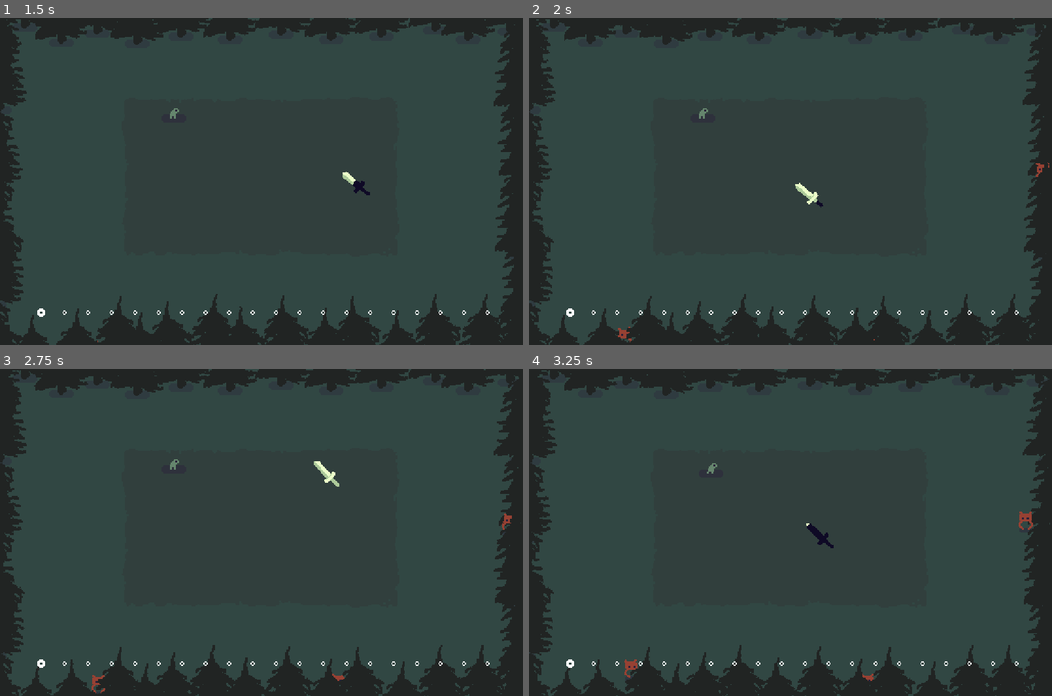
Above: before the commit, frames 1-4 (two rows, left to right).
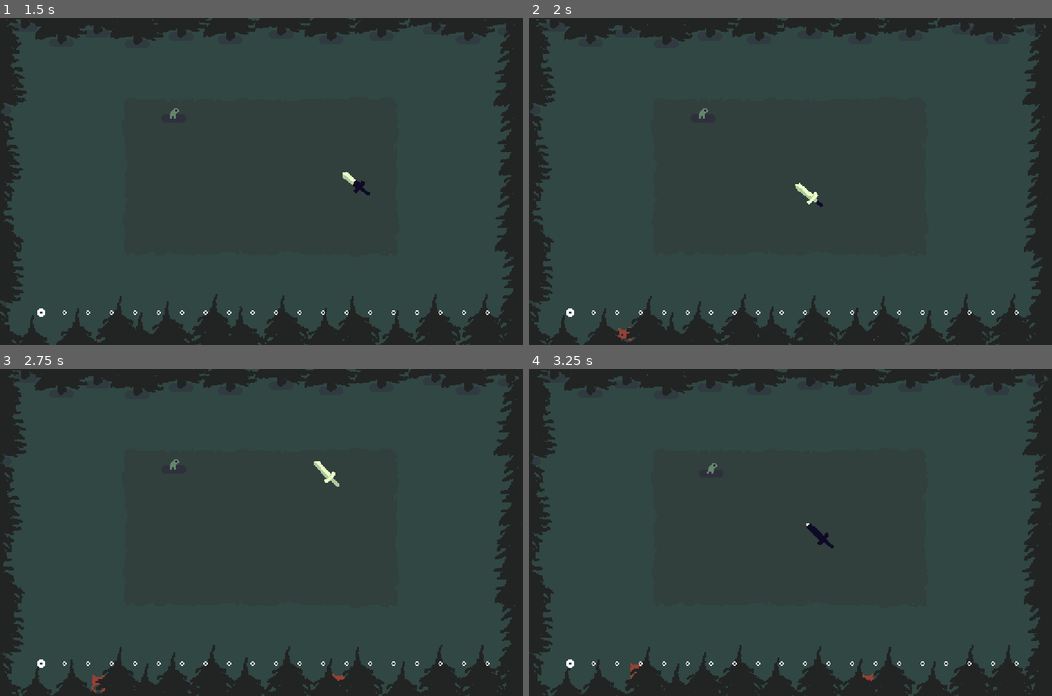
Above: after the commit, the same moments.

Repository: jefvel/ld56
Game: Godot game, scene res://main.tscn
The game is run twice, just before and just after one commit, with the same random seed, the same clock (stepped at 60 frames per second) and the same inputs.
Inputs (mouse positions are in pixels of both pictures, inside the frame that each line leads up to):
- Up to frame 1 (1.5 s): move the mouse to (376, 165) at 0.52 s; press the mouse at (376, 165) at 0.53 s; move the mouse to (156, 197) at 1.27 s; release the mouse at (156, 197) at 1.28 s; click (156, 197) at 1.35 s
- Up to frame 2 (2 s): no input
- Up to frame 3 (2.75 s): move the mouse to (313, 460) at 2.02 s; press the mouse at (313, 460) at 2.03 s; right-click (313, 460) at 2.1 s
- Up to frame 4 (3.25 s): move the mouse to (764, 597) at 2.77 s; release the mouse at (764, 597) at 2.78 s; click (764, 597) at 2.85 s

Frame 1 is identical in both runs. In frame 2, less than 0.1% of the frame differs, in the area x 96-100%, y 44-49%; in frame 3, less than 0.1%; in frame 4, 0.2%, in the area x 18-97%, y 43-95%.

Commit message:
huh

Diff:
--- a/creatures/evil/attack_component.gd
+++ b/creatures/evil/attack_component.gd
@@ -35,6 +35,11 @@
 	var pos = sprite.global_position;
 	var closest_sq = 1600 * 1600;
 	var closest: Friendly = null;
+
+	if attack_target == GameData.game.sword:
+		var dist_to_sword = GameData.game.global_position.distance_squared_to(pos)
+		if dist_to_sword < 350 * 350:
+			return;
 
 	for f in GameData.game.friendlies:
 		if !is_instance_valid(f):
@@ -82,7 +87,7 @@
 func _physics_process(delta: float) -> void:
 	until_find_target -= delta;
 	if until_find_target < 0:
-		until_find_target = randf_range(3.0, 20.0);
+		until_find_target = randf_range(0.5, 1.0);
 		find_target()
 
 
--- /dev/null
+++ b/creatures/evil/fast_evil.tscn
@@ -0,0 +1,62 @@
+[gd_scene load_steps=5 format=3 uid="uid://nm7xmdpxh4gg"]
+
+[ext_resource type="PackedScene" uid="uid://c1u01ibmha2qn" path="res://creatures/evil/enemy.tscn" id="1_wmsbv"]
+[ext_resource type="Texture2D" uid="uid://p8u62mgg0v6h" path="res://creatures/evil/fast_evil.png" id="2_h7whj"]
+
+[sub_resource type="RectangleShape2D" id="RectangleShape2D_rxomn"]
+size = Vector2(18, 15)
+
+[sub_resource type="CircleShape2D" id="CircleShape2D_goihv"]
+radius = 6.0
+
+[node name="Enemy" instance=ExtResource("1_wmsbv")]
+
+[node name="LifeComponent" parent="." index="0"]
+max_health = 4
+
+[node name="AttackComponent" parent="." index="1"]
+attack_prepare_time = 0.507
+
+[node name="WalkerComponent" parent="." index="2"]
+max_speed = 42.469
+step_interval = 0.395
+step_duration = 0.3
+
+[node name="Sprite" parent="." index="3"]
+texture_filter = 1
+position = Vector2(0, -1)
+texture = ExtResource("2_h7whj")
+offset = Vector2(0, -15)
+hframes = 2
+metadata/_aseprite_wizard_config_ = {
+"i_mode": -1,
+"keep_anim_length": true,
+"layer": "",
+"o_ex_p": "",
+"o_folder": "",
+"o_name": "",
+"only_visible": true,
+"player": "AnimationPlayer",
+"slice": "",
+"source": "res://creatures/evil/fast_evil.aseprite"
+}
+metadata/_aseprite_wizard_interface_config_ = {
+"animation_section": true,
+"layer_section": true,
+"output_section": false,
+"slice_section": true
+}
+metadata/_aseprite_wizard_source_file_hash_ = "b5b19870feb2aa8b3e33f35b09bca9e5"
+
+[node name="AttackPos" parent="Sprite" index="0"]
+position = Vector2(9, -19)
+
+[node name="Hitbox" parent="Sprite" index="1"]
+position = Vector2(0, -7)
+
+[node name="CollisionShape2D" type="CollisionShape2D" parent="Sprite/Hitbox" index="0"]
+position = Vector2(0, -3.5)
+shape = SubResource("RectangleShape2D_rxomn")
+
+[node name="CollisionShape2D" type="CollisionShape2D" parent="." index="5"]
+shape = SubResource("CircleShape2D_goihv")
--- a/creatures/friendly/friendly.gd
+++ b/creatures/friendly/friendly.gd
@@ -35,15 +35,23 @@
 
 var meat_counts = [1, 3, 9, 12, 24, 32]
 func spawn_meat():
+
 	var tospawn = 1;
 	if level >= meat_counts.size():
 		tospawn = 32;
 	else:
 		tospawn = meat_counts[level]
+	var autopickup = false;
+	if GameData.game.sword.life.dead:
+		tospawn = int(tospawn * 0.5)
+		tospawn = max(tospawn, 1)
+		autopickup = true;
 	for r in range(tospawn):
 		var meat = MEAT.instantiate()
 		get_parent().add_child(meat)
 		meat.global_position = global_position
+		if autopickup:
+			meat.force_pickup()
 	pass
 
 func _on_life_component_on_died() -> void:
--- a/game.gd
+++ b/game.gd
@@ -32,6 +32,7 @@
 func _on_sword_on_died() -> void:
 	flash.visible = true;
 	if game_over: return;
+
 	do_game_over();
 
 func out_of_friendlies():
@@ -41,7 +42,7 @@
 
 func do_game_over():
 	game_over = true;
-
+	GameData.rounds_played += 1;
 	# sword.active = false;
 	pass
 
@@ -107,4 +108,7 @@
 
 func _on_sword_on_died_complete() -> void:
 	on_sword_exploded.emit();
+	if GameData.get_upgrade_level("insurance") > 0:
+		for f in friendlies:
+			f.life.hurt(100)
 	pass # Replace with function body.
--- a/handlers/game_data.gd
+++ b/handlers/game_data.gd
@@ -2,7 +2,7 @@
 
 var game: Game;
 
-var meat_bank: int = 3330;
+var meat_bank: int = 0;
 var meat: int = 0;
 
 signal on_upgrade_done(upgrade: UpgradeResource, level: int)
@@ -26,6 +26,7 @@
 	"pickup_radius": 0,
 	"attack_speed": 0,
 	"insurance": 0,
+	"life": 0,
 }
 
 func get_upgrade_level(id: String):
--- a/handlers/wave_spawner.gd
+++ b/handlers/wave_spawner.gd
@@ -10,13 +10,16 @@
 var wave: int = 0;
 var max_waves = 20;
 
-var lil_spawns = 3;
+var lil_spawns = 2;
+var fast_spawns = 0;
 var big_spawns = 0;
 
 @onready var world: Node2D = $"../World/Things"
 
 const BIG_EVIL = preload("res://creatures/evil/big_evil.tscn")
 const LIL_EVIL = preload("res://creatures/evil/lil_evil.tscn")
+const FAST_EVIL = preload("res://creatures/evil/fast_evil.tscn")
+
 
 func _ready() -> void:
 	pass
@@ -47,12 +50,19 @@
 		spawn_enemy(LIL_EVIL, get_rand_p())
 	for i in range(big_spawns):
 		spawn_enemy(BIG_EVIL, get_rand_p())
+	for i in range(fast_spawns):
+		spawn_enemy(FAST_EVIL, get_rand_p())
 
 	print("running wave ", wave)
 
 	if wave < 5:
 		lil_spawns += 2;
-	if wave > 5 and wave % 2 == 0:
+	else:
+		lil_spawns += 1;
+	if wave == 5 or (wave > 5 and wave % 2 == 0):
 		big_spawns += 1;
 
+	if wave >= 8 && wave % 4 == 0:
+		fast_spawns += 2;
+
 	on_wave_spawned.emit();
--- a/items/meat.gd
+++ b/items/meat.gd
@@ -25,9 +25,13 @@
 	if hovered:
 		if until_can_pick_up > 0: return;
 		pickup_sfx.play()
-		picked_up = true;
-		animation_player.play("spawn")
-		GameData.meat += 1;
+		force_pickup()
+	pass
+
+func force_pickup():
+	picked_up = true;
+	animation_player.play("spawn")
+	GameData.meat += 1;
 	pass
 
 var hovered = false;
--- a/items/sword.gd
+++ b/items/sword.gd
@@ -45,11 +45,16 @@
 var max_speeds = [5.0, 8.0, 12.0, 20.0, 35.0];
 var cooldown_speeds = [1.5, 1.2, 0.9, 0.7, 0.4];
 var pu_rads = [5.0, 10.0, 15.0, 25.0]
+var lives = [1, 2, 3];
 func _ready():
 	max_pierce = pierce_levels[GameData.get_upgrade_level("pierce")]
 	cur_damage = damage_levels[GameData.get_upgrade_level("damage")]
 	max_speed = max_speeds[GameData.get_upgrade_level("speed")]
 	attack_cooldown_duration = cooldown_speeds[GameData.get_upgrade_level("attack_speed")]
+
+	life.max_health = lives[GameData.get_upgrade_level("life")]
+	life.health = life.max_health
+
 	var rad = pu_rads[GameData.get_upgrade_level("pickup_radius")]
 	pick_up_rad.scale = Vector2(rad, rad)
 	print("set pierce: ", max_pierce, ", dmg: ", cur_damage, ", rad: ", rad)
@@ -127,7 +132,7 @@
 		attack_press_coyote_time = 0.2;
 		return
 
-	life.make_invulnerable(0.2)
+	life.make_invulnerable(0.4)
 
 	hit_targets = [];
 	attack_cooldown = attack_cooldown_duration;
--- a/ui/store.tscn
+++ b/ui/store.tscn
@@ -13,6 +13,7 @@
 [ext_resource type="Resource" uid="uid://dj5yrdqdrgsji" path="res://upgrades/insurance.tres" id="10_p1i2o"]
 [ext_resource type="Resource" uid="uid://bllmftlfyhs31" path="res://upgrades/pickup_radius.tres" id="10_sbbda"]
 [ext_resource type="Resource" uid="uid://b6qwplkyxrl8v" path="res://upgrades/cooldown.tres" id="11_vc3ae"]
+[ext_resource type="Resource" uid="uid://rbk8lxxmmc53" path="res://upgrades/life.tres" id="12_fts1x"]
 [ext_resource type="Texture2D" uid="uid://bsu000pcn7ogk" path="res://ui/retry.png" id="12_jm4g6"]
 
 [sub_resource type="Animation" id="Animation_lao1y"]
@@ -278,8 +279,9 @@
 anchor_right = 0.0
 anchor_bottom = 0.0
 offset_top = -19.0
-offset_right = 110.0
+offset_right = 112.0
 offset_bottom = 57.0
+upgrade = ExtResource("9_s3lmy")
 
 [node name="UpgradeItem2" parent="Content/Control/Control" instance=ExtResource("6_0bc5r")]
 layout_mode = 1
@@ -288,7 +290,7 @@
 anchor_bottom = 0.0
 offset_left = 116.0
 offset_top = -19.0
-offset_right = 276.0
+offset_right = 278.0
 offset_bottom = 57.0
 upgrade = ExtResource("7_r38l2")
 
@@ -309,9 +311,8 @@
 anchor_right = 0.0
 anchor_bottom = 0.0
 offset_top = 64.0
-offset_right = 110.0
+offset_right = 112.0
 offset_bottom = 140.0
-upgrade = ExtResource("9_s3lmy")
 
 [node name="UpgradeItem5" parent="Content/Control/Control" instance=ExtResource("6_0bc5r")]
 layout_mode = 1
@@ -320,7 +321,7 @@
 anchor_bottom = 0.0
 offset_left = 116.0
 offset_top = 64.0
-offset_right = 276.0
+offset_right = 278.0
 offset_bottom = 140.0
 upgrade = ExtResource("10_p1i2o")
 
@@ -341,8 +342,9 @@
 anchor_right = 0.0
 anchor_bottom = 0.0
 offset_top = 146.0
-offset_right = 110.0
+offset_right = 112.0
 offset_bottom = 222.0
+upgrade = ExtResource("12_fts1x")
 
 [node name="UpgradeItem8" parent="Content/Control/Control" instance=ExtResource("6_0bc5r")]
 layout_mode = 1
@@ -351,7 +353,18 @@
 anchor_bottom = 0.0
 offset_left = 116.0
 offset_top = 146.0
-offset_right = 276.0
+offset_right = 278.0
+offset_bottom = 222.0
+upgrade = ExtResource("11_vc3ae")
+
+[node name="UpgradeItem9" parent="Content/Control/Control" instance=ExtResource("6_0bc5r")]
+layout_mode = 1
+anchors_preset = 0
+anchor_right = 0.0
+anchor_bottom = 0.0
+offset_left = 116.0
+offset_top = 146.0
+offset_right = 278.0
 offset_bottom = 222.0
 upgrade = ExtResource("11_vc3ae")
 
--- a/ui/upgrade_item.gd
+++ b/ui/upgrade_item.gd
@@ -36,7 +36,7 @@
 		lvl_text.text = "MAX"
 		costtxt.text = "";
 	else:
-		lvl_text.text = "LVL %s" % (level + 1)
+		lvl_text.text = "Lv %s" % (level + 1)
 		pass
 	pass
 
--- a/ui/upgrade_item.tscn
+++ b/ui/upgrade_item.tscn
@@ -54,9 +54,9 @@
 anchor_left = 1.0
 anchor_right = 1.0
 offset_left = -45.72
-offset_top = 2.0
+offset_top = 1.0
 offset_right = -7.71997
-offset_bottom = 25.0
+offset_bottom = 24.0
 grow_horizontal = 0
 mouse_filter = 1
 text = "Lvl 1"
--- a/upgrades/cooldown.tres
+++ b/upgrades/cooldown.tres
@@ -7,5 +7,5 @@
 id = "attack_speed"
 name = "Atk Speed"
 desc = "Reduce cooldown between swings"
-costs = Array[int]([20, 100, 200, 500])
+costs = Array[int]([15, 25, 30, 40])
 values = []
--- a/upgrades/damage.tres
+++ b/upgrades/damage.tres
@@ -7,5 +7,5 @@
 id = "damage"
 name = "Damage"
 desc = "More damage"
-costs = Array[int]([20, 50, 100, 300])
+costs = Array[int]([20, 30, 40, 50])
 values = []
--- a/upgrades/initial_friends.tres
+++ b/upgrades/initial_friends.tres
@@ -7,5 +7,5 @@
 id = "initial_friends"
 name = "Friends"
 desc = "Start with more pals"
-costs = Array[int]([1, 20, 100, 300, 500])
+costs = Array[int]([1, 10, 20, 40, 50])
 values = []
--- a/upgrades/insurance.tres
+++ b/upgrades/insurance.tres
@@ -7,5 +7,5 @@
 id = "insurance"
 name = "Insurance"
 desc = "Get some meat from your friends even if your sword breaks"
-costs = Array[int]([25])
+costs = Array[int]([10])
 values = []
--- /dev/null
+++ b/upgrades/life.tres
@@ -0,0 +1,11 @@
+[gd_resource type="Resource" script_class="UpgradeResource" load_steps=2 format=3 uid="uid://rbk8lxxmmc53"]
+
+[ext_resource type="Script" path="res://upgrades/upgrade.gd" id="1_hyeh7"]
+
+[resource]
+script = ExtResource("1_hyeh7")
+id = "life"
+name = "Life"
+desc = "Grants some protection"
+costs = Array[int]([20, 50])
+values = [2, 3, 4, 5, 6]
--- a/upgrades/move_speed.tres
+++ b/upgrades/move_speed.tres
@@ -7,5 +7,5 @@
 id = "speed"
 name = "Move Speed"
 desc = "Makes you faster"
-costs = Array[int]([2, 10, 50, 100])
+costs = Array[int]([2, 10, 30, 50])
 values = []
--- a/upgrades/pickup_radius.tres
+++ b/upgrades/pickup_radius.tres
@@ -7,5 +7,5 @@
 id = "pickup_radius"
 name = "Loot Range"
 desc = "Pick up items from further away"
-costs = Array[int]([20, 100, 200])
+costs = Array[int]([20, 50, 60])
 values = []
--- a/upgrades/pierce.tres
+++ b/upgrades/pierce.tres
@@ -7,5 +7,5 @@
 id = "pierce"
 name = "Pierce"
 desc = "Amount of targets you can hit per swing"
-costs = Array[int]([5, 20, 60, 100, 200])
+costs = Array[int]([5, 20, 50, 60, 100])
 values = [2, 3, 4, 5, 6]
Not shown: 2 places in creatures/evil/enemy.tscn that only renumber resources
Binary file added: creatures/evil/fast_evil.aseprite
Not shown, added: creatures/evil/fast_evil.aseprite.import
Binary file added: creatures/evil/fast_evil.png
Not shown, added: creatures/evil/fast_evil.png.import
Not shown: 1 places in ui/store.tscn that only renumber resources
